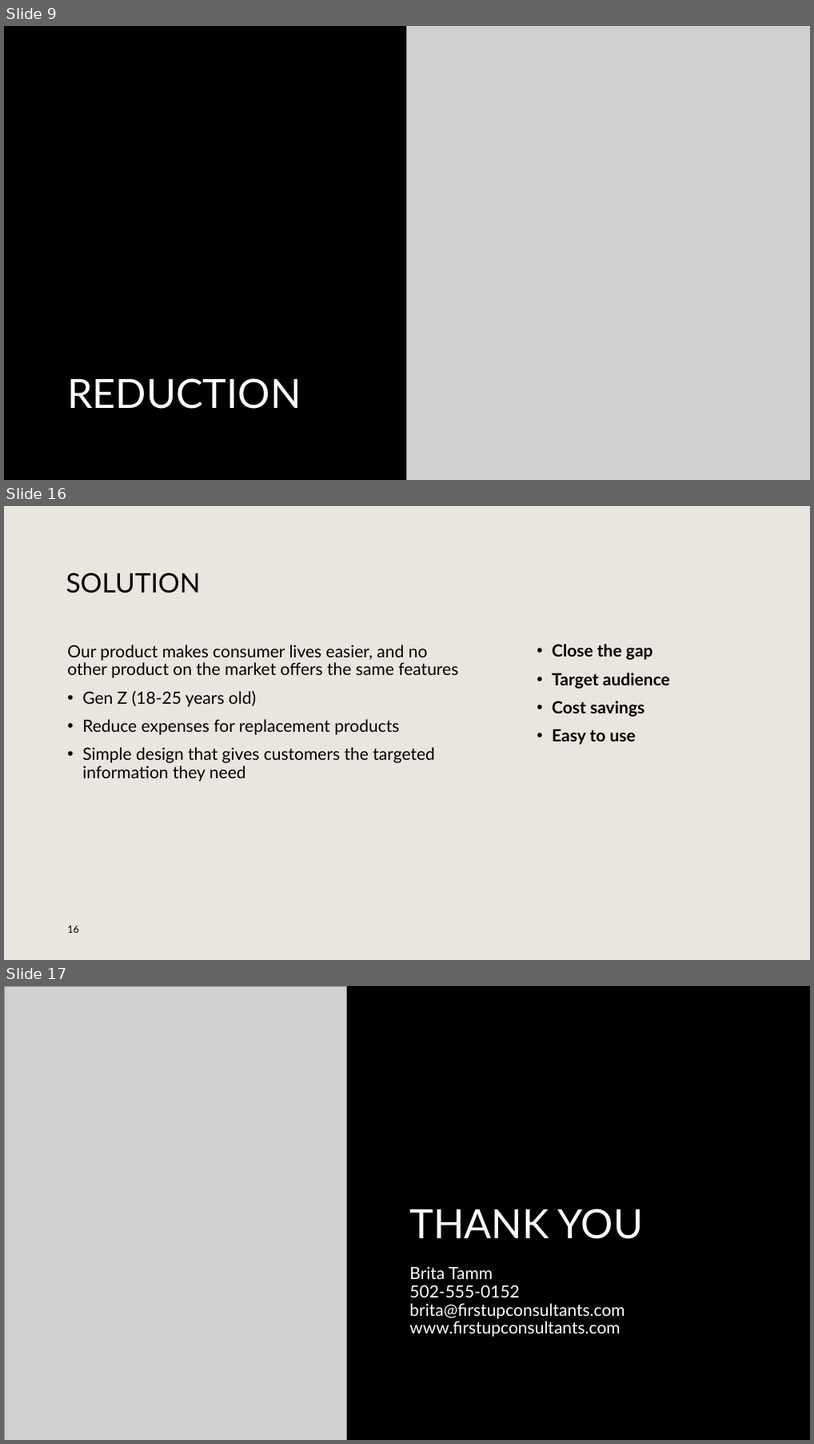
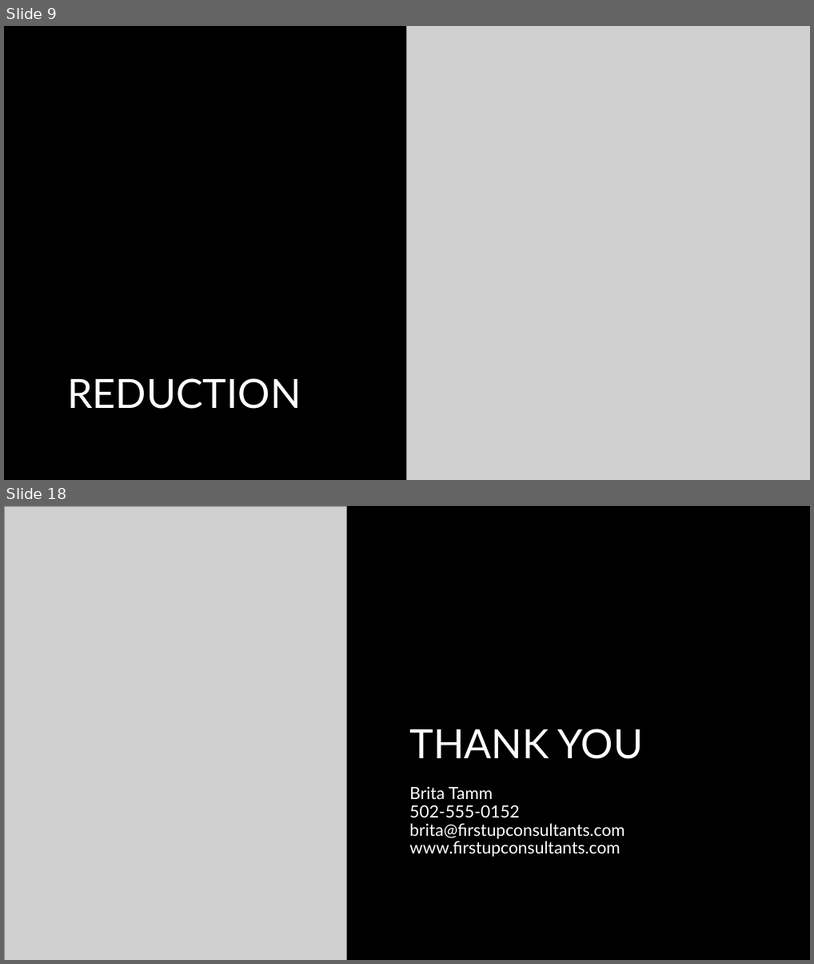
Before and after one commit to PictureOfGray/CS412-Team-NAME, a slide deck: presentations/TeamNAMETSP.pptx. Shown one above the other, each under a label of ours: slides 9, 16 and 17 before the commit, slides 9 and 18 after it; the slides between them are not shown. The pictures are 814x1444 and 814x964 pixels, drawn with LibreOffice and Linux fonts; fonts in the diff are those of the drawing; grey boxes stand for pictures; background and template pictures are left out. Boxes give left, top, right and bottom in pixels: in the first picture for what was removed or moved away, otherwise in the second. Text is boxed around its words. In the diff, an @@ line names an element or a change of style, - is before the commit and + after.

```diff
--- a/presentations/TeamNAMETSP.pptx
+++ b/presentations/TeamNAMETSP.pptx
@@ slide 16 removed at [4, 506, 810, 960], background #E9E6DF @@
@@ title removed at [66, 572, 201, 593] @@
-SOLUTION
@@ text removed at [67, 644, 458, 781] @@
-Our product makes consumer lives easier, and no other product on the market offers the same features
-  • Gen Z (18-25 years old)
-  • Reduce expenses for replacement products
-  • Simple design that gives customers the targeted information they need
@@ text removed at [552, 644, 670, 744] @@
-• Close the gap
-• Target audience
-• Cost savings
-• Easy to use
@@ page number removed at [67, 925, 79, 932] @@
-16
@@ what was slide 17 is now slide 18 @@
```
Also in this commit, not shown: 3 slides changed, 8 slides added, 6 other slides removed, 2 other files.
